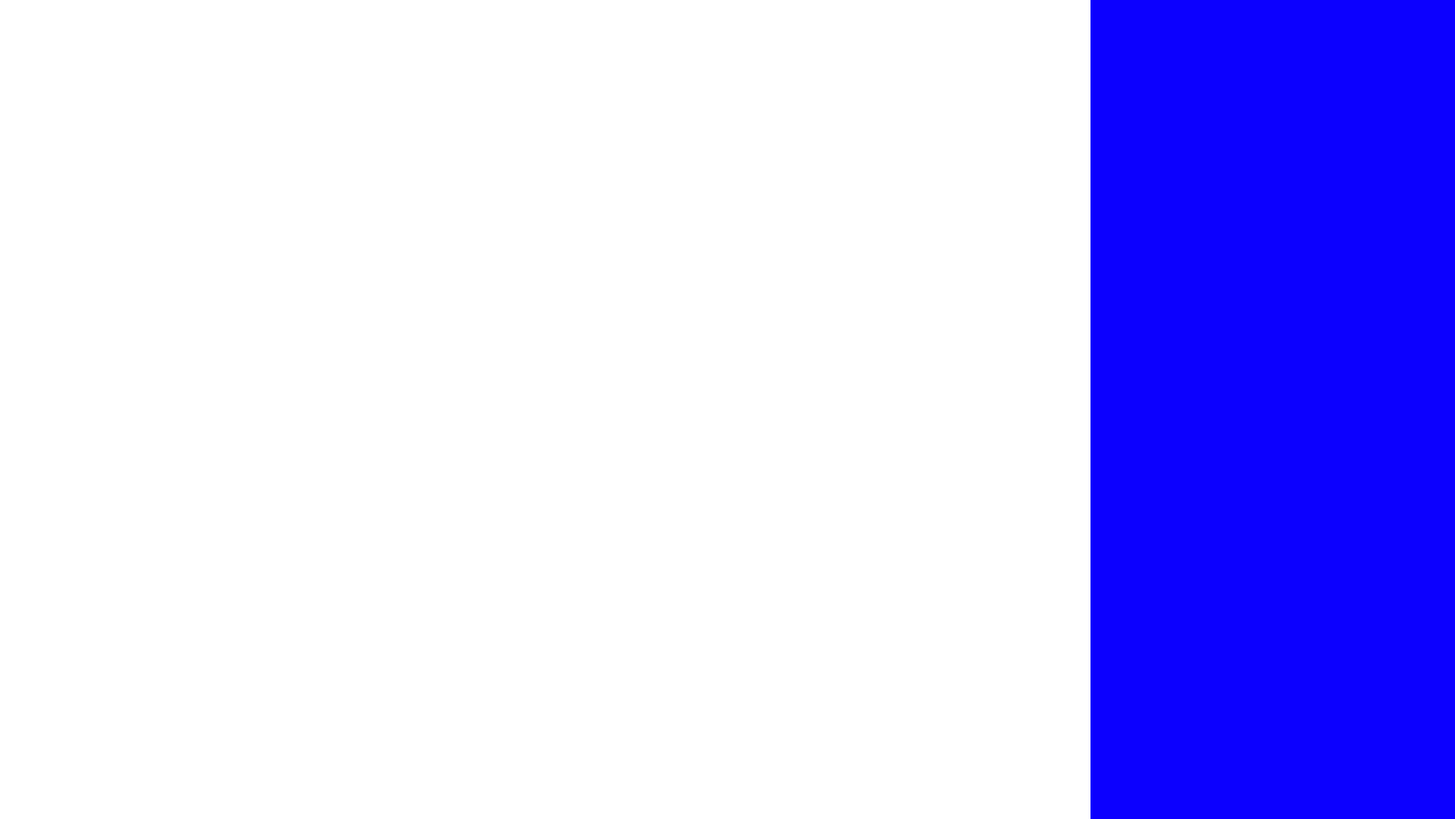
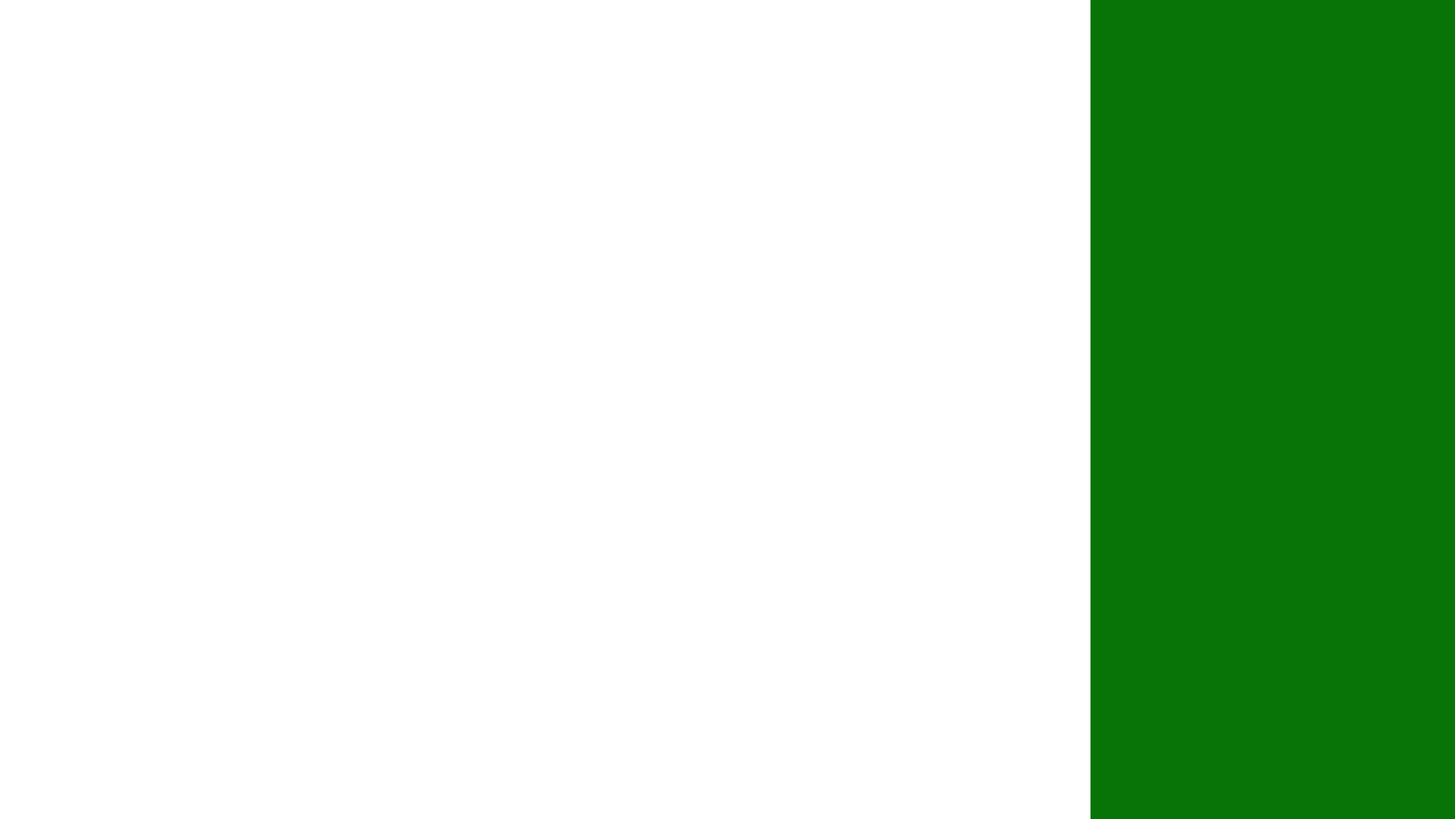
Comparing the layer stacks of the two 1455px x 819px images. Changes:
removed layer "Layer 2" over [1090, 0, 1092, 819]
painted on "Layer 1" over [1090, 0, 1455, 819]
